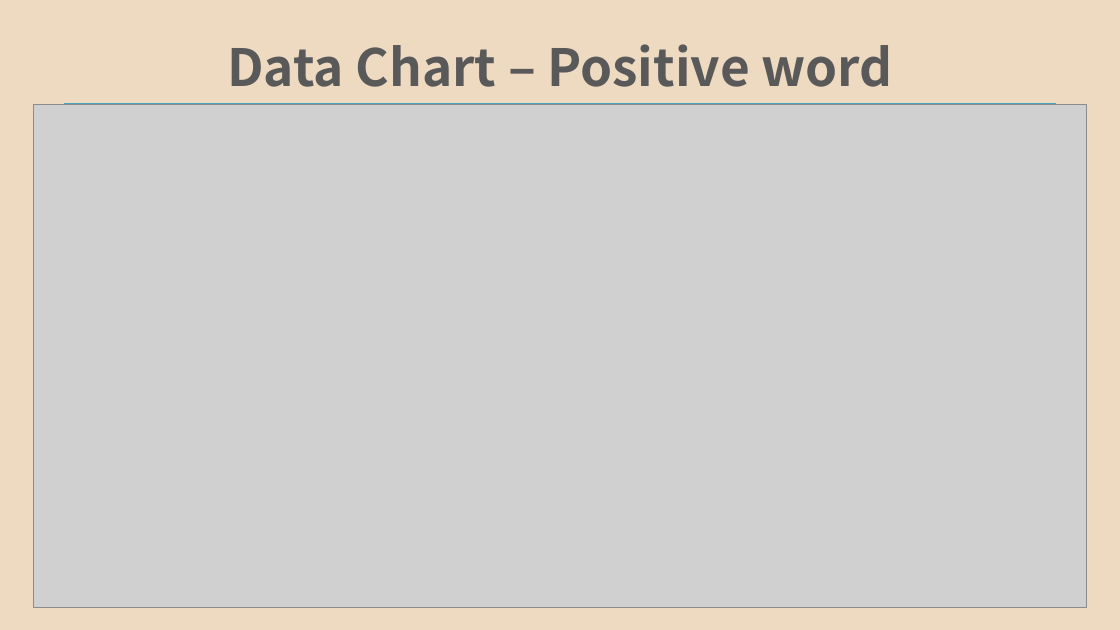
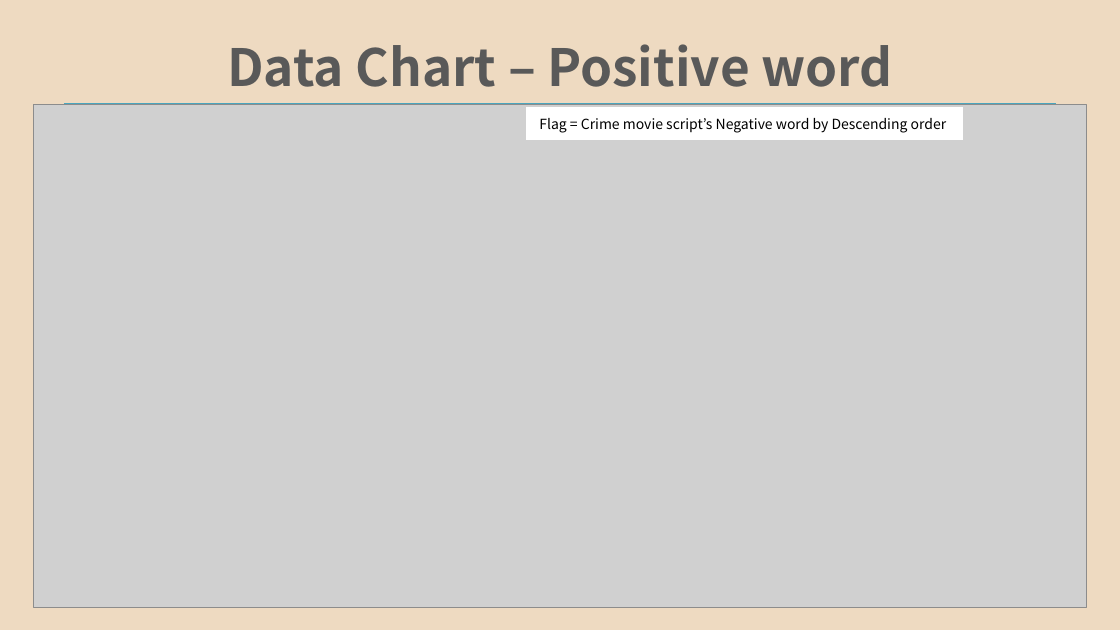
Before and after one commit to SangHyune546/NLP, a slide deck: slide 10 of Project1/PPT/20154637_Term_indexing.pptx (slide 7 before the commit). Drawn at 1120x630 pixels with LibreOffice and Linux fonts; fonts in the diff are those of the drawing; grey boxes stand for pictures. Boxes give left, top, right and bottom in pixels: in the first picture for what was removed or moved away, otherwise in the second. Text is boxed around its words. In the diff, an @@ line names an element or a change of style, - is before the commit and + after.

Commit message:
update ppt

```diff
--- a/Project1/PPT/20154637_Term_indexing.pptx
+++ b/Project1/PPT/20154637_Term_indexing.pptx
@@ rectangle added at bbox=[527, 108, 963, 140], fill #FFFFFF, outline #FFFFFF 1 pt, 12 pt, text #000000 @@
+Flag = Crime movie script’s Negative word by Descending order
```
Also in this commit, not shown: 6 other slides changed, 4 slides added.
